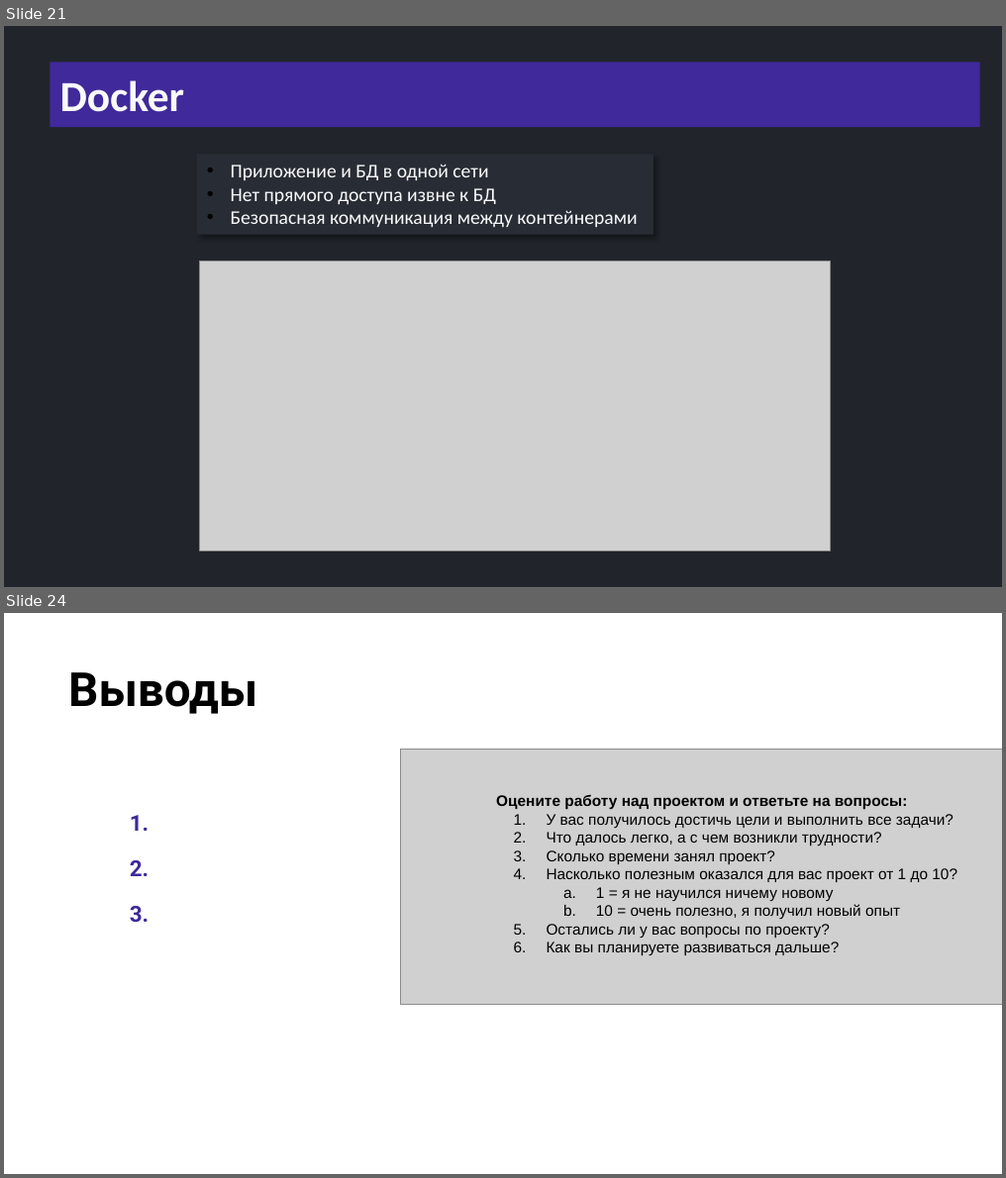
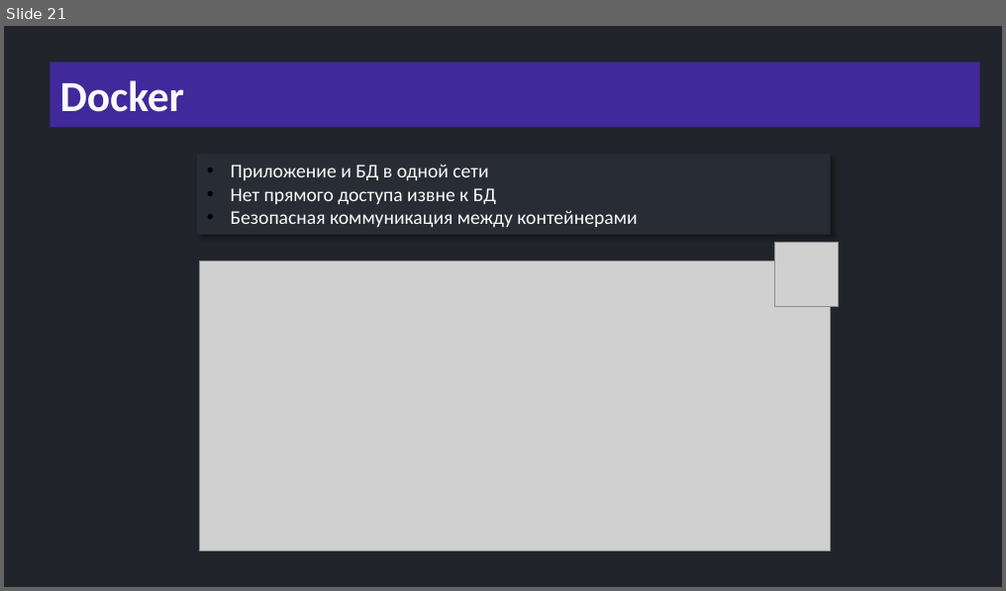
Before and after one commit to semusv/Bank_analyzer, a slide deck: bank_analyzer.pptx. Shown one above the other, each under a label of ours: slides 21 and 24 before the commit, slide 21 after it; the slides between them are not shown. The pictures are 1006x1178 and 1006x591 pixels, drawn with LibreOffice and Linux fonts; fonts in the diff are those of the drawing; grey boxes stand for pictures; background and template pictures are left out. Boxes give left, top, right and bottom in pixels: in the first picture for what was removed or moved away, otherwise in the second. Text is boxed around its words. In the diff, an @@ line names an element or a change of style, - is before the commit and + after.

```diff
--- a/bank_analyzer.pptx
+++ b/bank_analyzer.pptx
@@ slide 24 removed at box(4, 613, 1002, 1174), background picture (left out) @@
@@ title removed at box(68, 672, 257, 714) @@
-Выводы
@@ picture removed at box(400, 750, 1002, 1004) @@
@@ table removed at box(108, 801, 898, 994), 4 rows, 2 columns @@
-1. | 
-2. | 
-3. | 
- | 
@@ text removed at box(496, 795, 957, 956) @@
-Оцените работу над проектом и ответьте на вопросы:
-1. У вас получилось достичь цели и выполнить все задачи?
-2. Что далось легко, а с чем возникли трудности?
-3. Сколько времени занял проект?
-4. Насколько полезным оказался для вас проект от 1 до 10?
-  a. 1 = я не научился ничему новому
-  b. 10 = очень полезно, я получил новый опыт
-5. Остались ли у вас вопросы по проекту?
-6. Как вы планируете развиваться дальше?
@@ slide 21 changed as well @@
@@ rectangle "Приложение и БД в одной ...": place and size @@
-rectangle "Приложение и БД в одной ..." at box(197, 154, 652, 235)
+rectangle "Приложение и БД в одной ..." at box(197, 154, 831, 235)
@@ picture added at box(774, 243, 839, 306) @@
```
Also in this commit, not shown: 21 other slides changed, 3 slides added, 34 other slides removed, 14 other files.
